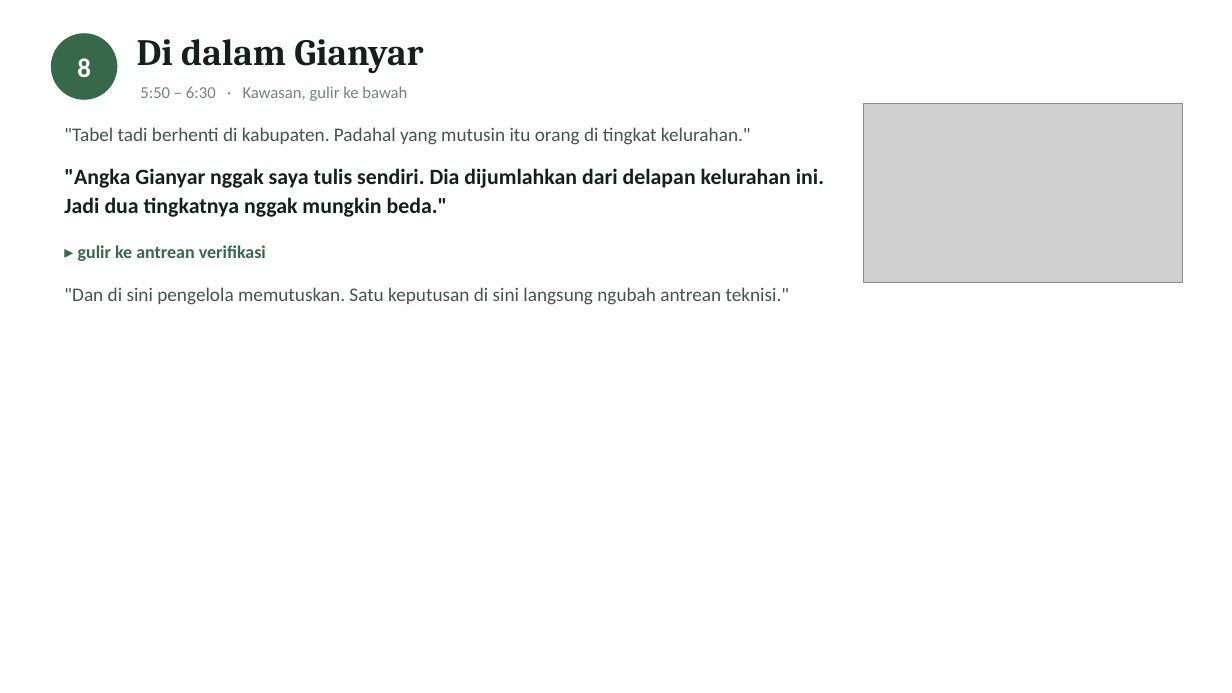
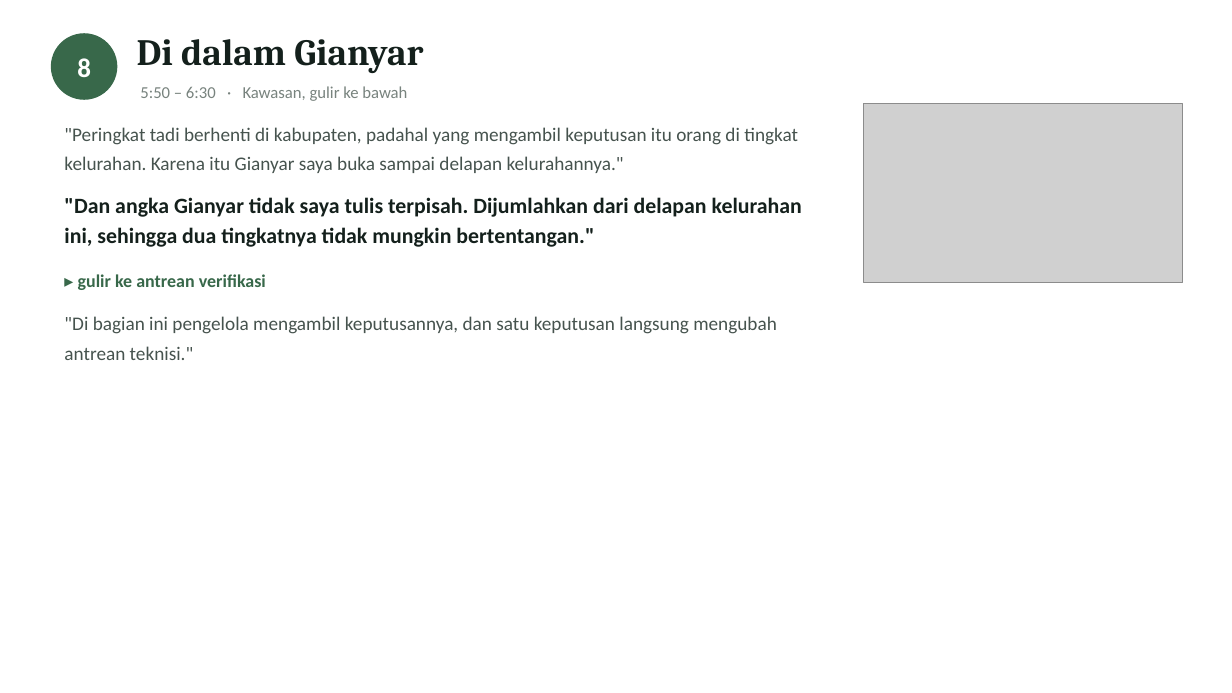
Before and after one commit to GianneAngely/halo-itcc2026, a slide deck: slide 10 of latihan-final/Naskah Presentasi HALO.pptx. Drawn at 1232x693 pixels with LibreOffice and Linux fonts; fonts in the diff are those of the drawing; grey boxes stand for pictures. Boxes give left, top, right and bottom in pixels: in the first picture for what was removed or moved away, otherwise in the second. Text is boxed around its words. In the diff, an @@ line names an element or a change of style, - is before the commit and + after.

Commit message:
Naskah ditulis ulang supaya mengalir dan muat sepuluh menit
Versi sebelumnya kalimatnya patah-patah, lebih mirip daftar yang
dibacakan daripada orang yang sedang menjelaskan. Sekarang kalimatnya
disambung dengan sebab-akibat, dan daftar tiga kata yang dipotong-potong
dibuang.

Kalimat meta seperti menjelaskan aturan sendiri ikut dibuang karena
memakan waktu tanpa menambah nilai. Naskahnya turun ke 856 kata,
sekitar sembilan menit di tempo pelan, ditambah waktu untuk mengklik.

```diff
--- a/latihan-final/Naskah Presentasi HALO.pptx
+++ b/latihan-final/Naskah Presentasi HALO.pptx
@@ text at box(64, 127, 802, 247): text changed; size 17 to 15 pt; text colour #14201C to #46534E; bold off @@
-"Tabel tadi berhenti di kabupaten. Padahal yang mutusin itu orang di tingkat kelurahan."
-"Angka Gianyar nggak saya tulis sendiri. Dia dijumlahkan dari delapan kelurahan ini. Jadi dua tingkatnya nggak mungkin beda."
+"Peringkat tadi berhenti di kabupaten, padahal yang mengambil keputusan itu orang di tingkat kelurahan. Karena itu Gianyar saya buka sampai delapan kelurahannya."
+"Dan angka Gianyar tidak saya tulis terpisah. Dijumlahkan dari delapan kelurahan ini, sehingga dua tingkatnya tidak mungkin bertentangan."
@@ text at box(64, 316, 777, 360): text changed @@
-"Dan di sini pengelola memutuskan. Satu keputusan di sini langsung ngubah antrean teknisi."
+"Di bagian ini pengelola mengambil keputusannya, dan satu keputusan langsung mengubah antrean teknisi."
```
Also in this commit, not shown: 12 other slides changed.
